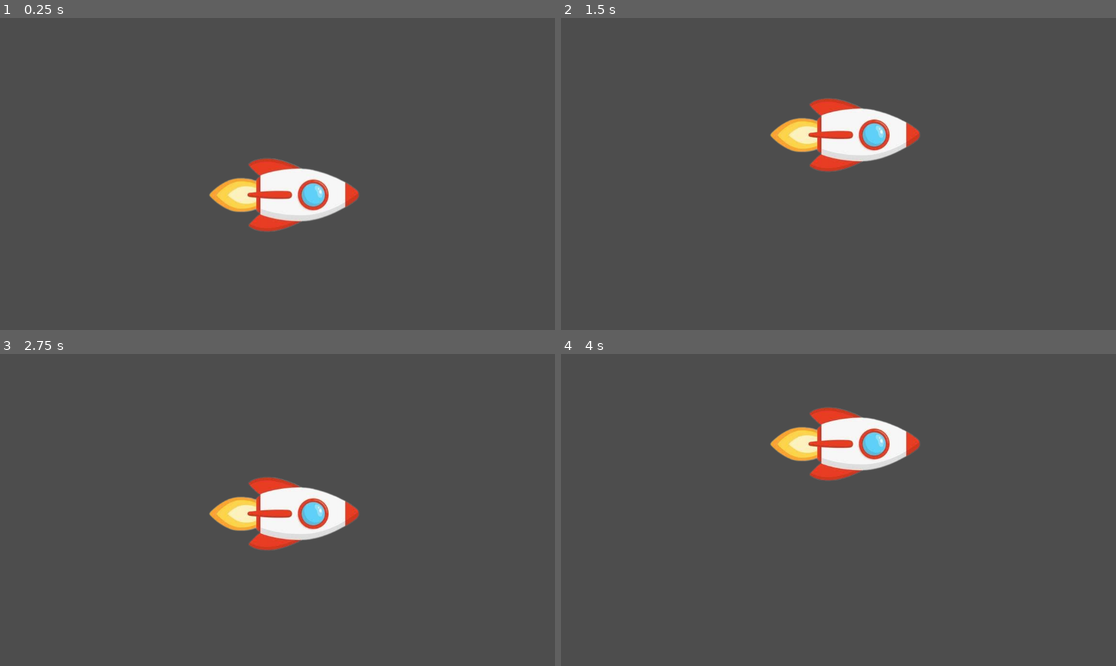
Above: before the commit, frames 1-4 (two rows, left to right).
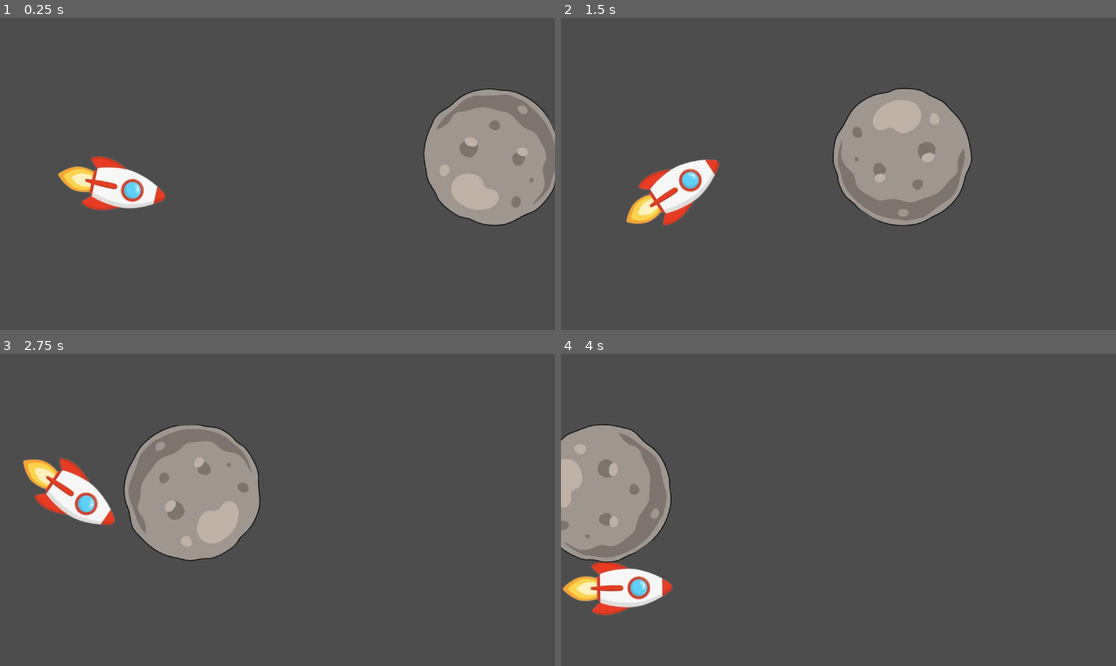
Above: after the commit, the same moments.

Repository: ZYX-2727/Orbiter
Game: Godot game, scene res://scenes/main.tscn
The game is run twice, just before and just after one commit, with the same random seed, the same clock (stepped at 60 frames per second) and the same inputs.
Inputs:
- Up to frame 1 (0.25 s): no input
- Up to frame 2 (1.5 s): hold Up (up) from 0.53 s (still down)
- Up to frame 3 (2.75 s): release Up (up) at 2.03 s
- Up to frame 4 (4 s): hold Up (up) from 2.78 s (still down)

The runs differ from the first frame. In frame 1, 14% of the frame differs, in the area x 10-100%, y 22-69%; in frame 2, 12%; in frame 3, 14%; in frame 4, 13%.

Commit message:
add basic asteroid

Diff:
--- a/project.godot
+++ b/project.godot
@@ -25,6 +25,12 @@
 ]
 }
 
+[layer_names]
+
+2d_physics/layer_1="Asteroid"
+2d_physics/layer_2="Walls"
+2d_physics/layer_3="Collectables"
+
 [physics]
 
 3d/physics_engine="Jolt Physics"
--- /dev/null
+++ b/scenes/asteroid.tscn
@@ -0,0 +1,17 @@
+[gd_scene format=3 uid="uid://co8mn3kjjajqv"]
+
+[ext_resource type="Script" uid="uid://hipn7pim1u0e" path="res://scripts/asteroid.gd" id="1_6mo6b"]
+[ext_resource type="Texture2D" uid="uid://bxp1aiq7wsiok" path="res://assets/ast-removebg-preview.png" id="1_akfqu"]
+
+[sub_resource type="CircleShape2D" id="CircleShape2D_akfqu"]
+radius = 140.22838
+
+[node name="Asteroid" type="CharacterBody2D" unique_id=416727784]
+collision_mask = 0
+script = ExtResource("1_6mo6b")
+
+[node name="Texture" type="Sprite2D" parent="." unique_id=269983257]
+texture = ExtResource("1_akfqu")
+
+[node name="CollisionShape2D" type="CollisionShape2D" parent="." unique_id=819549231]
+shape = SubResource("CircleShape2D_akfqu")
--- a/scenes/main.tscn
+++ b/scenes/main.tscn
@@ -1,6 +1,7 @@
 [gd_scene format=3 uid="uid://b3fxsaoywlfvi"]
 
 [ext_resource type="PackedScene" uid="uid://dcpnvrcfwsbjb" path="res://scenes/player.tscn" id="1_o5qli"]
+[ext_resource type="PackedScene" uid="uid://co8mn3kjjajqv" path="res://scenes/asteroid.tscn" id="2_0wfyh"]
 
 [sub_resource type="RectangleShape2D" id="RectangleShape2D_o5qli"]
 size = Vector2(1160, 20)
@@ -8,16 +9,23 @@
 [node name="Main" type="Node2D" unique_id=898456584]
 
 [node name="Player" parent="." unique_id=409255580 instance=ExtResource("1_o5qli")]
-position = Vector2(589, 335)
+position = Vector2(231, 316)
 
 [node name="StaticBody2D" type="StaticBody2D" parent="." unique_id=1267752061]
+collision_layer = 2
+collision_mask = 0
 
 [node name="CollisionShape2D" type="CollisionShape2D" parent="StaticBody2D" unique_id=1700639126]
 position = Vector2(570, 0)
 shape = SubResource("RectangleShape2D_o5qli")
 
 [node name="StaticBody2D2" type="StaticBody2D" parent="." unique_id=1218814502]
+collision_layer = 2
+collision_mask = 0
 
 [node name="CollisionShape2D" type="CollisionShape2D" parent="StaticBody2D2" unique_id=1343456613]
 position = Vector2(579, 648)
 shape = SubResource("RectangleShape2D_o5qli")
+
+[node name="Asteroid" parent="." unique_id=416727784 instance=ExtResource("2_0wfyh")]
+position = Vector2(1083, 288)
--- a/scenes/player.tscn
+++ b/scenes/player.tscn
@@ -4,15 +4,17 @@
 [ext_resource type="Script" uid="uid://cmew5xorw05pq" path="res://scripts/player.gd" id="1_g2els"]
 
 [sub_resource type="RectangleShape2D" id="RectangleShape2D_g2els"]
-size = Vector2(152, 311)
+size = Vector2(113, 231)
 
 [node name="Player" type="CharacterBody2D" unique_id=409255580]
 rotation = 1.5707964
+collision_mask = 3
 script = ExtResource("1_g2els")
 
+[node name="CollisionShape2D" type="CollisionShape2D" parent="." unique_id=1401966273]
+position = Vector2(-0.5000002, -3.5)
+shape = SubResource("RectangleShape2D_g2els")
+
 [node name="Texture" type="Sprite2D" parent="." unique_id=34743336]
+scale = Vector2(0.73274726, 0.73274726)
 texture = ExtResource("1_3vyb7")
-
-[node name="CollisionShape2D" type="CollisionShape2D" parent="." unique_id=1401966273]
-position = Vector2(-6.556708e-08, -1.5)
-shape = SubResource("RectangleShape2D_g2els")
--- /dev/null
+++ b/scripts/asteroid.gd
@@ -0,0 +1,17 @@
+extends CharacterBody2D
+
+var SPEED
+var SCALE
+var ROTATION
+
+func _ready() -> void:
+	SPEED = randi_range(100, 1000) # In px/sec
+	SCALE = randf_range(0.3, 1.5)
+	scale = Vector2(SCALE, SCALE)
+	ROTATION = randf_range(-10, 10)
+
+func _physics_process(delta: float) -> void:
+	rotation_degrees += ROTATION
+	velocity.x = -SPEED
+
+	move_and_slide()
--- a/scripts/player.gd
+++ b/scripts/player.gd
@@ -13,4 +13,7 @@
 	if Input.is_action_pressed("up"):
 		velocity.y -= ACCELERATION * delta
 
+	#if not is_on_floor() and not is_on_ceiling():
+	$Texture.rotation_degrees = (velocity.y / 20)
+
 	move_and_slide()
Binary file added: assets/ast-removebg-preview.png
Not shown, added: assets/ast-removebg-preview.png.import
Not shown, added: scripts/asteroid.gd.uid
